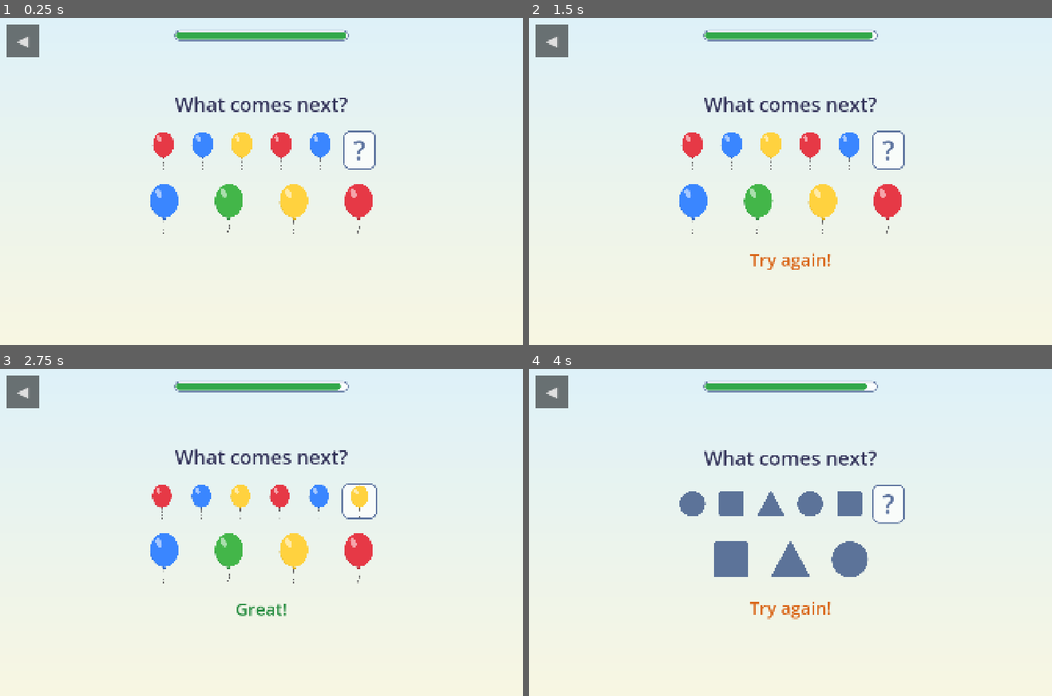
Above: before the commit, frames 1-4 (two rows, left to right).
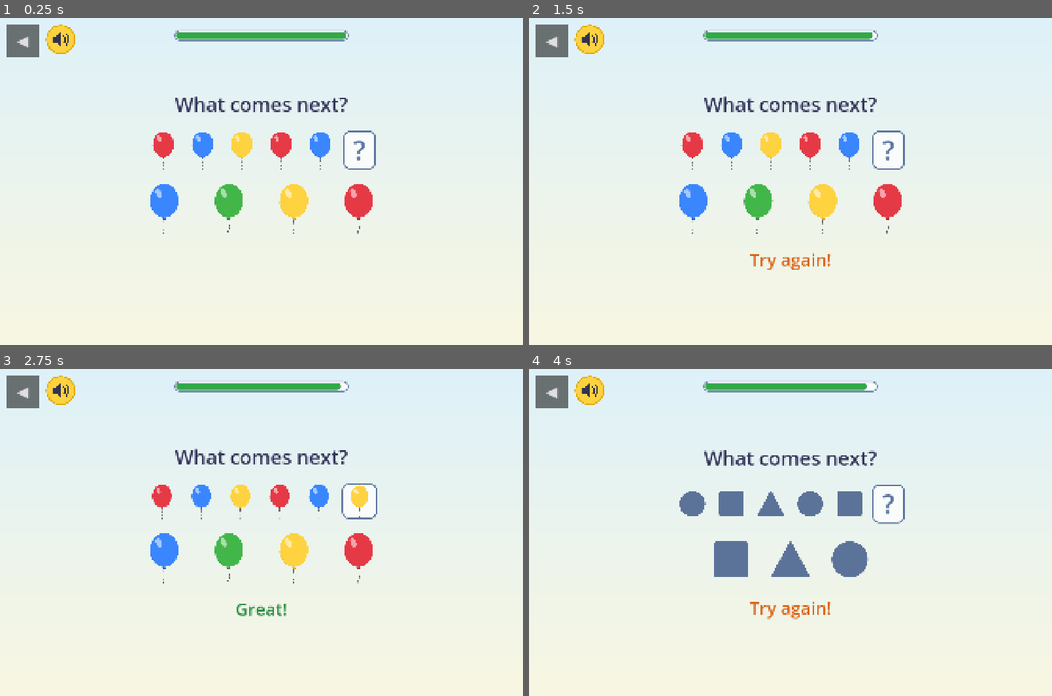
Above: after the commit, the same moments.

Repository: Joshua5689/kidzpuzzleapp
Game: Godot game, scene res://Scenes/Levels/Level36_TrickyPatterns.tscn
The game is run twice, just before and just after one commit, with the same random seed, the same clock (stepped at 60 frames per second) and the same inputs. This scene is started directly instead of the project's main scene. Sound files missing from this copy of the repository are replaced by a short silence.
Inputs (mouse positions are in pixels of both pictures, inside the frame that each line leads up to):
- Up to frame 1 (0.25 s): no input
- Up to frame 2 (1.5 s): click (691, 207) at 0.5 s; click (759, 207) at 1.25 s
- Up to frame 3 (2.75 s): click (292, 558) at 2 s
- Up to frame 4 (4 s): click (591, 391) at 2.77 s; click (732, 558) at 3.5 s

The runs differ from the first frame. In frame 1, 0.4% of the frame differs, in the area x 8-15%, y 2-11%; in frame 2, 0.4%; in frame 3, 0.4%; in frame 4, 0.4%.

Commit message:
Add voice prompts: every question and feedback line is read aloud
- Voice autoload plays pre-generated OGG lines (British "Jenny" voice,
  Piper TTS, made offline by Tools/Voice/gen_voice.py), named by slug(text)
- Levels read their question on start and per round; speaker button next
  to Back (and tapping the question) repeats it
- Feedback, counting numbers, score card cheers, locked/wobbly hints,
  "Stop playing?", splash, menus and celebration are spoken; feedback never
  talks over a question; music ducks while speaking
- Voice: On/Off button on the main menu (saved in settings.cfg)

Co-Authored-By: Claude Opus 5.5 <noreply@anthropic.com>

Diff:
--- /dev/null
+++ b/Assets/Images/UI/Speaker.svg
@@ -0,0 +1,6 @@
+<svg xmlns="http://www.w3.org/2000/svg" width="240" height="240" viewBox="0 0 240 240">
+  <circle cx="120" cy="120" r="112" fill="#ffd23f" stroke="#e0a800" stroke-width="10"/>
+  <path d="M58 98 H86 L124 64 V176 L86 142 H58 Z" fill="#33334f" stroke="#33334f" stroke-width="8" stroke-linejoin="round"/>
+  <path d="M146 94 Q164 120 146 146" fill="none" stroke="#33334f" stroke-width="12" stroke-linecap="round"/>
+  <path d="M164 74 Q196 120 164 166" fill="none" stroke="#33334f" stroke-width="12" stroke-linecap="round"/>
+</svg>
--- a/Scenes/Mechanics/CountSelect/CountSelectLevel.gd
+++ b/Scenes/Mechanics/CountSelect/CountSelectLevel.gd
@@ -158,6 +158,7 @@
 	item.add_child(label)
 	bounce(item)
 	play_sound(tap_sound)
+	Voice.say(str(_tap_count))
 
 
 func _on_answer_pressed(value: int, button: Button) -> void:
--- a/Scenes/Mechanics/TapMatch/TapMatchLevel.gd
+++ b/Scenes/Mechanics/TapMatch/TapMatchLevel.gd
@@ -75,7 +75,10 @@
 	tap_round.visible = true
 	clear_feedback()
 	if tap_round.prompt != "":
-		prompt_label.text = tap_round.prompt
+		if index == 0:
+			prompt_label.text = tap_round.prompt  # read out by MechanicLevel
+		else:
+			set_prompt(tap_round.prompt)
 	_build_clue_row(tap_round.clues, tap_round.clue_texts)
 	_set_round_items(tap_round, tap_round.correct_items, tap_round)
 
--- a/Scenes/UI/Celebration.gd
+++ b/Scenes/UI/Celebration.gd
@@ -37,6 +37,7 @@
 	fanfare_player.play()
 	_animate_title()
 	_launch_loop()
+	Voice.say_later(self, "You did it! You finished all the games!", 1.0)
 
 
 func _animate_title() -> void:
--- a/Scenes/UI/LevelSelect.gd
+++ b/Scenes/UI/LevelSelect.gd
@@ -7,6 +7,9 @@
 const STAR_TEXTURE: Texture2D = preload("res://Assets/Images/UI/Star.svg")
 const LOCK_TEXTURE: Texture2D = preload("res://Assets/Images/UI/Lock.svg")
 const MISSED_STAR_COLOR := Color(0.3, 0.3, 0.35, 0.35)
+## Spoken versions of the page messages (fixed wording, so one recording each).
+const LOCKED_LINE := "This world is locked. Win more stars to open it!"
+const WOBBLY_LINE := "Play the wobbly games again to win more stars!"
 
 ## Remembered while the app runs, so coming back from a level keeps the page
 ## (but only for the same player: a new player starts where they are).
@@ -50,7 +53,9 @@
 	if not GameManager.is_world_open(_page):
 		locked_label.text = "Win %d more stars in World %d to open World %d!" % [
 			GameManager.STARS_TO_OPEN_NEXT_WORLD - GameManager.world_stars(_page - 1), _page, _page + 1]
+		Voice.say(LOCKED_LINE)
 	elif needs_more_stars(_page):
+		Voice.say(WOBBLY_LINE)
 		locked_label.text = "Play the wobbly games again to win %d more stars and open World %d!" % [
 			GameManager.STARS_TO_OPEN_NEXT_WORLD - GameManager.world_stars(_page), _page + 2]
 		for n in range(first, last + 1):
--- a/Scenes/UI/MainMenu.gd
+++ b/Scenes/UI/MainMenu.gd
@@ -4,6 +4,7 @@
 @onready var greeting_label: Label = $Layout/PlayerRow/GreetingLabel
 @onready var play_button: Button = $Layout/PlayButton
 @onready var music_button: Button = $MusicButton
+@onready var voice_button: Button = $VoiceButton
 @onready var change_player_button: Button = $ChangePlayerButton
 
 
@@ -18,12 +19,21 @@
 
 	UiStyle.style_button(play_button, UiStyle.GO_COLOR, 72, 40)
 	UiStyle.style_button(music_button, UiStyle.MUTED_COLOR, 40)
+	UiStyle.style_button(voice_button, UiStyle.MUTED_COLOR, 40)
 	UiStyle.style_button(change_player_button, UiStyle.MUTED_COLOR, 40)
 	play_button.pressed.connect(GameManager.go_to_level_select)
 	change_player_button.pressed.connect(GameManager.go_to_profile_select)
 	music_button.pressed.connect(func(): MusicPlayer.set_music_enabled(not MusicPlayer.music_enabled))
 	MusicPlayer.music_toggled.connect(_update_music_button)
 	_update_music_button(MusicPlayer.music_enabled)
+	voice_button.pressed.connect(func(): Voice.set_voice_enabled(not Voice.voice_enabled))
+	Voice.voice_toggled.connect(_update_voice_button)
+	_update_voice_button(Voice.voice_enabled)
+	Voice.say_later(self, "Tap Play to start!", 0.4)
+
+
+func _update_voice_button(enabled: bool) -> void:
+	voice_button.text = "Voice: On" if enabled else "Voice: Off"
 
 
 func _update_music_button(enabled: bool) -> void:
--- a/Scenes/UI/MainMenu.tscn
+++ b/Scenes/UI/MainMenu.tscn
@@ -84,6 +84,20 @@
 theme_override_font_sizes/font_size = 44
 text = "Music: On"
 
+[node name="VoiceButton" type="Button" parent="."]
+custom_minimum_size = Vector2(300, 110)
+layout_mode = 1
+anchors_preset = 1
+anchor_left = 1.0
+anchor_right = 1.0
+offset_left = -332.0
+offset_top = 166.0
+offset_right = -32.0
+offset_bottom = 276.0
+grow_horizontal = 0
+theme_override_font_sizes/font_size = 44
+text = "Voice: On"
+
 [node name="ChangePlayerButton" type="Button" parent="."]
 custom_minimum_size = Vector2(380, 110)
 layout_mode = 0
--- a/Scenes/UI/ProfileSelect.gd
+++ b/Scenes/UI/ProfileSelect.gd
@@ -16,6 +16,7 @@
 	if ProfileManager.can_add():
 		cards_grid.add_child(_make_new_card())
 	cards_grid.columns = clampi(cards_grid.get_child_count(), 1, 4)
+	Voice.say_later(self, title_label.text, 0.3)
 
 
 func _make_profile_card(profile: Dictionary) -> Control:
--- a/Scenes/UI/ScoreCard.gd
+++ b/Scenes/UI/ScoreCard.gd
@@ -3,6 +3,8 @@
 ## instances it and calls show_result().
 
 const CHEERS := ["Well done!", "Great job!", "Amazing!"]
+## Spoken instead of the exact "Get N more stars…" text (one recording fits all).
+const MORE_STARS_LINE := "Play again to win more stars and open the next world!"
 const EARNED_COLOR := Color.WHITE
 const MISSED_COLOR := Color(0.3, 0.3, 0.35, 0.35)
 
@@ -41,6 +43,13 @@
 		next_button.text = "Surprise! ▶"
 	else:
 		_explain_locked_next_world(level_number)
+	Voice.say(cheer_label.text)
+	if hint_label.visible:
+		var cheer_length := 1.2
+		var cheer_stream := Voice.stream_for(cheer_label.text)
+		if cheer_stream:
+			cheer_length = cheer_stream.get_length() + 0.3
+		Voice.say_later(self, MORE_STARS_LINE, cheer_length)
 
 	# Card pops in, then each earned star pops in turn with a sparkle.
 	# Wait a frame so containers have laid out and pivots use real sizes.
--- a/Scenes/UI/Splash.gd
+++ b/Scenes/UI/Splash.gd
@@ -26,6 +26,7 @@
 	tween.parallel().tween_property(title_label, "scale", Vector2.ONE, 0.5) \
 		.set_trans(Tween.TRANS_BACK).set_ease(Tween.EASE_OUT)
 	tween.tween_property(hint_label, "modulate:a", 1.0, 0.3)
+	tween.tween_callback(Voice.say.bind("Doodle Bee! Puzzle and Play!"))
 	tween.tween_interval(show_seconds)
 	tween.tween_callback(_leave)
 
--- /dev/null
+++ b/Scripts/Autoload/Voice.gd
@@ -0,0 +1,113 @@
+extends Node
+## Global singleton: the spoken voice. Every line is a pre-generated OGG in
+## res://Assets/Audio/Voice/, named by slug(text) (made by
+## Tools/Voice/gen_voice.py), so the voice is the same on every tablet and
+## needs no internet or device speech engine. To use a real recording for a
+## line, drop an .ogg with the same name over the generated one.
+## Text without a file is skipped quietly and listed in missing_lines.
+
+const VOICE_DIR := "res://Assets/Audio/Voice/"
+const SETTINGS_PATH := "user://settings.cfg"
+const VOLUME_DB := 0.0
+
+signal voice_toggled(enabled: bool)
+
+var voice_enabled := true
+## text -> true for lines that had no file (checked by tests).
+var missing_lines := {}
+var _player: AudioStreamPlayer
+## The line playing now is a prompt; "soft" lines (feedback) won't cut it off.
+var _important := false
+
+
+func _ready() -> void:
+	_player = AudioStreamPlayer.new()
+	_player.name = "VoicePlayer"
+	_player.volume_db = VOLUME_DB
+	add_child(_player)
+	_load_settings()
+
+
+## Speaks `text`. Important lines (prompts, questions) interrupt anything;
+## soft lines (feedback like "Great!") are skipped while a prompt is playing.
+func say(text: String, important := true) -> void:
+	if not voice_enabled or text.strip_edges().is_empty():
+		return
+	if not important and _important and _player.playing:
+		return
+	var stream := stream_for(text)
+	if stream == null:
+		missing_lines[text] = true
+		return
+	_player.stream = stream
+	_player.play()
+	_important = important
+	MusicPlayer.duck(stream.get_length())
+
+
+## Says `text` after `delay` seconds; the tween belongs to `owner_node`,
+## so nothing is said if that screen has gone by then.
+func say_later(owner_node: Node, text: String, delay: float, important := true) -> void:
+	var tween := owner_node.create_tween()
+	tween.tween_interval(delay)
+	tween.tween_callback(say.bind(text, important))
+
+
+func stop() -> void:
+	_player.stop()
+
+
+func is_speaking() -> bool:
+	return _player.playing
+
+
+func has_line(text: String) -> bool:
+	return ResourceLoader.exists(path_for(text))
+
+
+func stream_for(text: String) -> AudioStream:
+	var path := path_for(text)
+	if not ResourceLoader.exists(path):
+		return null
+	return load(path)
+
+
+func path_for(text: String) -> String:
+	return VOICE_DIR + slug(text) + ".ogg"
+
+
+## File name for a line: lower case, runs of anything but a-z / 0-9 become
+## "_", trimmed, at most 60 characters. Must match slug() in gen_voice.py.
+static func slug(text: String) -> String:
+	var out := ""
+	var gap := false
+	for c in text.to_lower():
+		if (c >= "a" and c <= "z") or (c >= "0" and c <= "9"):
+			if gap and not out.is_empty():
+				out += "_"
+			out += c
+			gap = false
+		else:
+			gap = true
+	return out.left(60)
+
+
+func set_voice_enabled(enabled: bool) -> void:
+	voice_enabled = enabled
+	if not enabled:
+		stop()
+	_save_settings()
+	voice_toggled.emit(enabled)
+
+
+func _save_settings() -> void:
+	var config := ConfigFile.new()
+	config.load(SETTINGS_PATH)
+	config.set_value("audio", "voice_enabled", voice_enabled)
+	config.save(SETTINGS_PATH)
+
+
+func _load_settings() -> void:
+	var config := ConfigFile.new()
+	if config.load(SETTINGS_PATH) == OK:
+		voice_enabled = config.get_value("audio", "voice_enabled", true)
--- a/Scripts/MechanicLevel.gd
+++ b/Scripts/MechanicLevel.gd
@@ -14,6 +14,9 @@
 const DEFAULT_WRONG_SOUND: AudioStream = preload("res://Assets/Audio/SFX/Wrong.wav")
 const DEFAULT_SUCCESS_SOUND: AudioStream = preload("res://Assets/Audio/SFX/Success.wav")
 const DEFAULT_TAP_SOUND: AudioStream = preload("res://Assets/Audio/SFX/Tap.wav")
+const SPEAKER_ICON: Texture2D = preload("res://Assets/Images/UI/Speaker.svg")
+## Pause before the prompt is read out, so it follows the screen appearing.
+const PROMPT_VOICE_DELAY := 0.5
 
 @export var level_number: int = 0
 ## Leave empty to keep the text already on PromptLabel in the mechanic scene.
@@ -59,6 +62,17 @@
 	if prompt_text != "":
 		prompt_label.text = prompt_text
 	feedback_label.text = ""
+	_add_speaker_button()
+	# Tapping the question reads it again too.
+	prompt_label.mouse_filter = Control.MOUSE_FILTER_STOP
+	prompt_label.gui_input.connect(func(event: InputEvent):
+		if event is InputEventMouseButton and event.pressed and event.button_index == MOUSE_BUTTON_LEFT:
+			say_prompt())
+	# Read when the delay ends, so mechanics that set the first round's
+	# question during _ready are read correctly.
+	var tween := create_tween()
+	tween.tween_interval(PROMPT_VOICE_DELAY)
+	tween.tween_callback(say_prompt)
 	back_button.pressed.connect(go_back)
 	if correct_sound == null:
 		correct_sound = DEFAULT_CORRECT_SOUND
@@ -93,6 +107,29 @@
 		_on_time_up()
 
 
+## Changes the question on screen (e.g. a new round) and reads it out.
+func set_prompt(text: String) -> void:
+	prompt_label.text = text
+	say_prompt()
+
+
+func say_prompt() -> void:
+	Voice.say(prompt_label.text)
+
+
+## Speaker button next to Back: hear the question again.
+func _add_speaker_button() -> void:
+	var button := TextureButton.new()
+	button.name = "SpeakerButton"
+	button.texture_normal = SPEAKER_ICON
+	button.ignore_texture_size = true
+	button.stretch_mode = TextureButton.STRETCH_KEEP_ASPECT_CENTERED
+	button.position = Vector2(back_button.position.x + back_button.size.x + 24, back_button.position.y)
+	button.size = Vector2(110, 110)
+	button.pressed.connect(say_prompt)
+	add_child(button)
+
+
 ## Back button and Android back: once the level is done just leave; while
 ## playing, ask first so a stray tap doesn't throw the game away. Pressing
 ## back again while asking means "keep playing".
@@ -116,6 +153,7 @@
 	_leave_confirm.move_to_front()
 	_leave_confirm.visible = true
 	play_sound(tap_sound)
+	Voice.say("Stop playing?")
 
 
 func _close_leave_confirm() -> void:
@@ -212,7 +250,8 @@
 	if is_finished:
 		return
 	is_finished = true
-	show_feedback(success_text)
+	# Not spoken: the score card's cheer follows a moment later.
+	show_feedback(success_text, SUCCESS_COLOR, false)
 	play_sound(success_sound)
 	var stars := stars_earned()
 	var finished_everything := false
@@ -245,8 +284,11 @@
 	play_sound(wrong_sound)
 
 
-func show_feedback(text: String, color: Color = SUCCESS_COLOR) -> void:
+## Shows (and quietly speaks, unless a question is being read) a short message.
+func show_feedback(text: String, color: Color = SUCCESS_COLOR, speak := true) -> void:
 	feedback_label.text = text
+	if speak:
+		Voice.say(text, false)
 	feedback_label.add_theme_color_override("font_color", color)
 
 
--- a/project.godot
+++ b/project.godot
@@ -26,6 +26,7 @@
 ProfileManager="*res://Scripts/Autoload/ProfileManager.gd"
 GameManager="*res://Scripts/Autoload/GameManager.gd"
 MusicPlayer="*res://Scripts/Autoload/MusicPlayer.gd"
+Voice="*res://Scripts/Autoload/Voice.gd"
 
 [display]
 
Not shown, added: Assets/Audio/Voice/1.ogg.import
Not shown, added: Assets/Audio/Voice/10.ogg.import
Not shown, added: Assets/Audio/Voice/11.ogg.import
Not shown, added: Assets/Audio/Voice/12.ogg.import
Not shown, added: Assets/Audio/Voice/13.ogg.import
Not shown, added: Assets/Audio/Voice/14.ogg.import
Not shown, added: Assets/Audio/Voice/15.ogg.import
Not shown, added: Assets/Audio/Voice/16.ogg.import
Not shown, added: Assets/Audio/Voice/17.ogg.import
Not shown, added: Assets/Audio/Voice/18.ogg.import
Not shown, added: Assets/Audio/Voice/19.ogg.import
Not shown, added: Assets/Audio/Voice/2.ogg.import
(and 227 more such lines)
